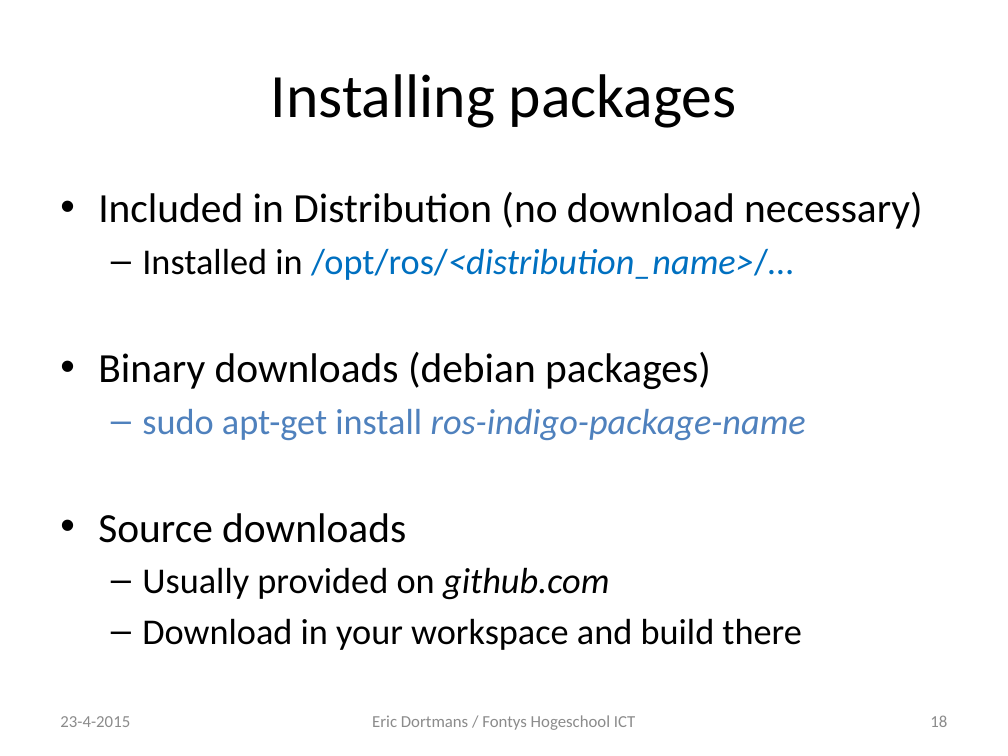
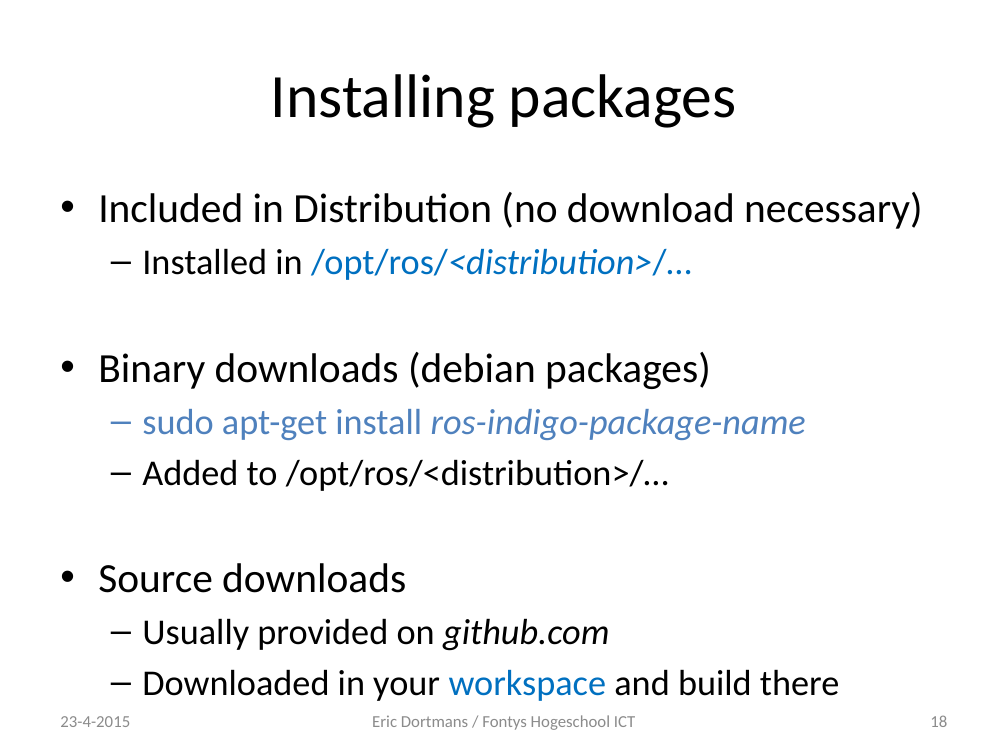
Before and after one commit to dortmans/ros_workshop, a slide deck: slide 18 of deel1.pptx. Drawn at 1008x756 pixels with LibreOffice and Linux fonts; fonts in the diff are those of the drawing. Boxes give left, top, right and bottom in pixels: in the first picture for what was removed or moved away, otherwise in the second. Text is boxed around its words. In the diff, an @@ line names an element or a change of style, - is before the commit and + after.

```diff
--- a/deel1.pptx
+++ b/deel1.pptx
@@ text at [142,248,692,280]: text changed @@
-  – Installed in /opt/ros/<distribution_name>/…
+  – Installed in /opt/ros/<distribution>/…
@@ text at [142,459,669,491]: paragraph added @@
+  – Added to /opt/ros/<distribution>/…
@@ text at [142,669,839,701]: text changed @@
-  – Download in your workspace and build there
+  – Downloaded in your workspace and build there
```
Also in this commit, not shown: 10 other slides changed, 1 slide added, 6 slides removed.
